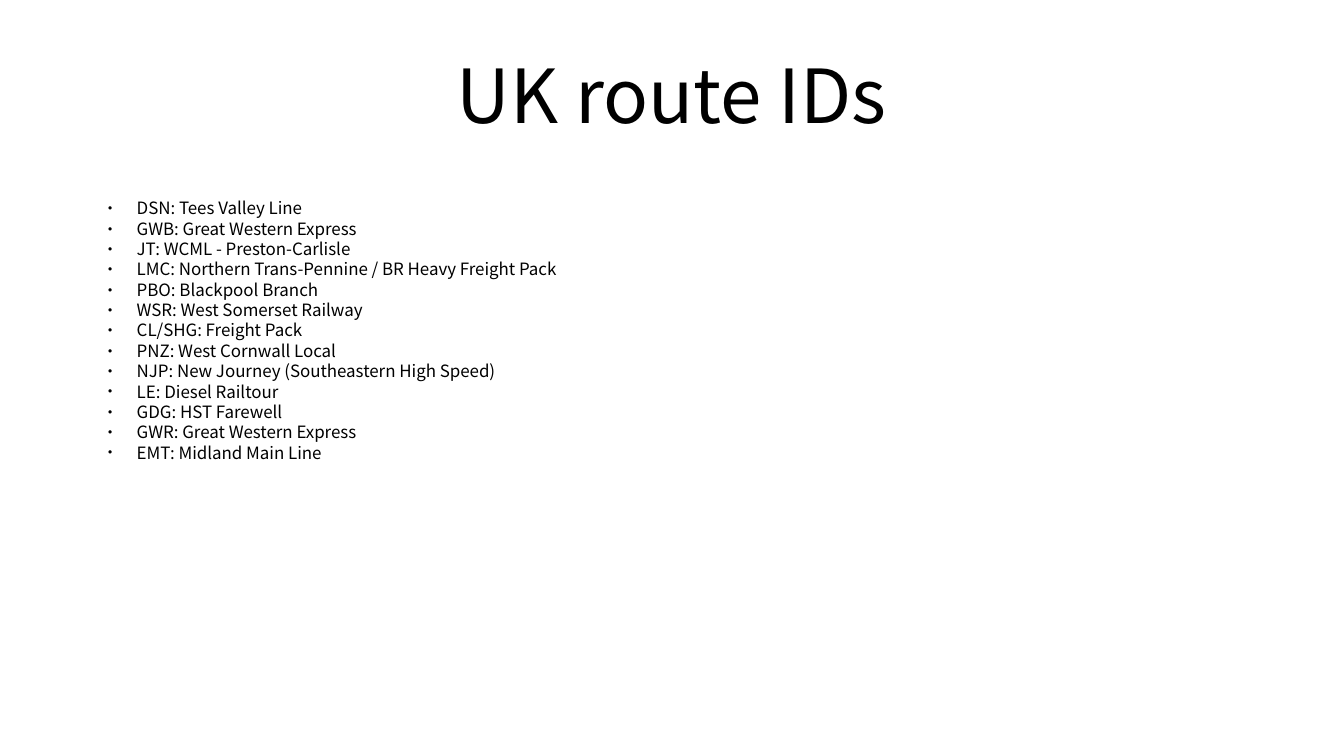
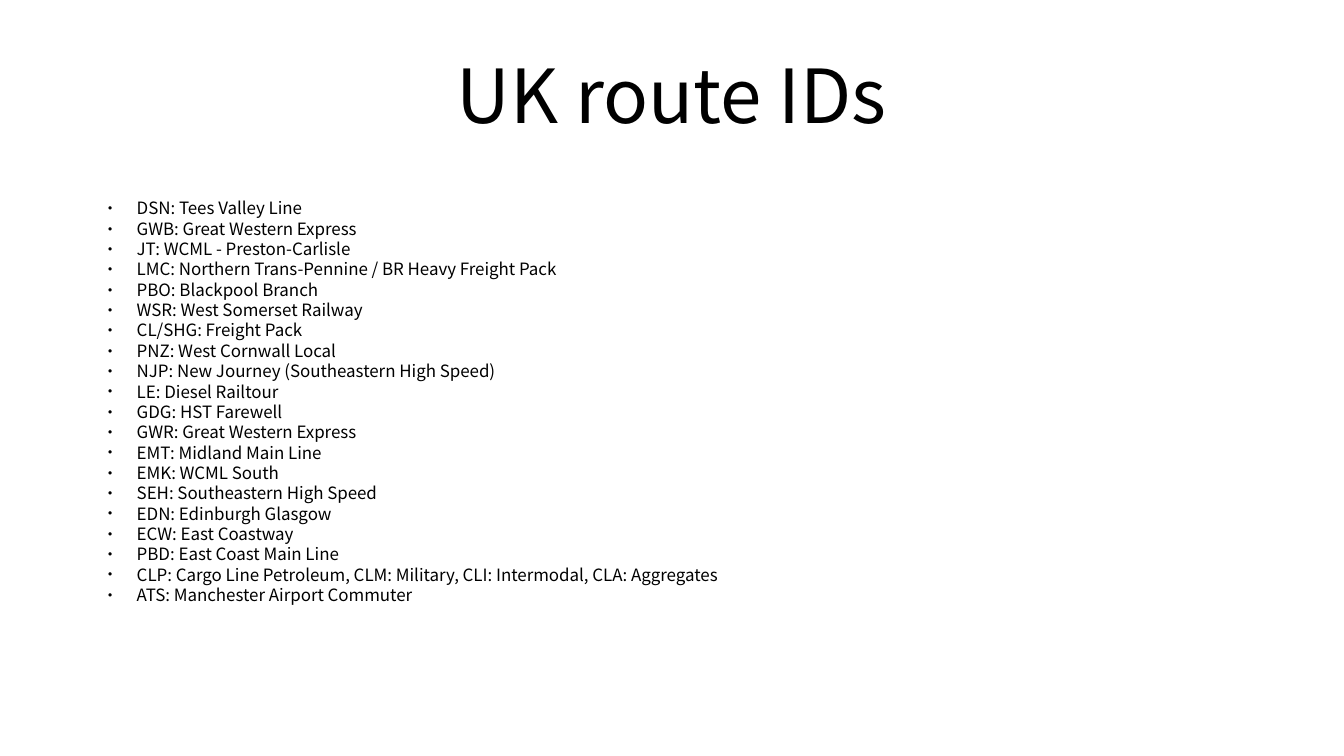
Before and after one commit to FreddyYJ/TSW-RailDriver-Remap, a slide deck: slide 7 of Index.odp. Drawn at 1344x756 pixels with LibreOffice and Linux fonts; fonts in the diff are those of the drawing. Boxes give left, top, right and bottom in pixels: in the first picture for what was removed or moved away, otherwise in the second. Text is boxed around its words. In the diff, an @@ line names an element or a change of style, - is before the commit and + after.

```diff
--- a/Index.odp
+++ b/Index.odp
@@ text at [137,465,718,605]: paragraphs added @@
+● EMK: WCML South
+● SEH: Southeastern High Speed
+● EDN: Edinburgh Glasgow
+● ECW: East Coastway
+● PBD: East Coast Main Line
+● CLP: Cargo Line Petroleum, CLM: Military, CLI: Intermodal, CLA: Aggregates
+● ATS: Manchester Airport Commuter
```
Also in this commit, not shown: 1 other slide changed, 47 other files.
